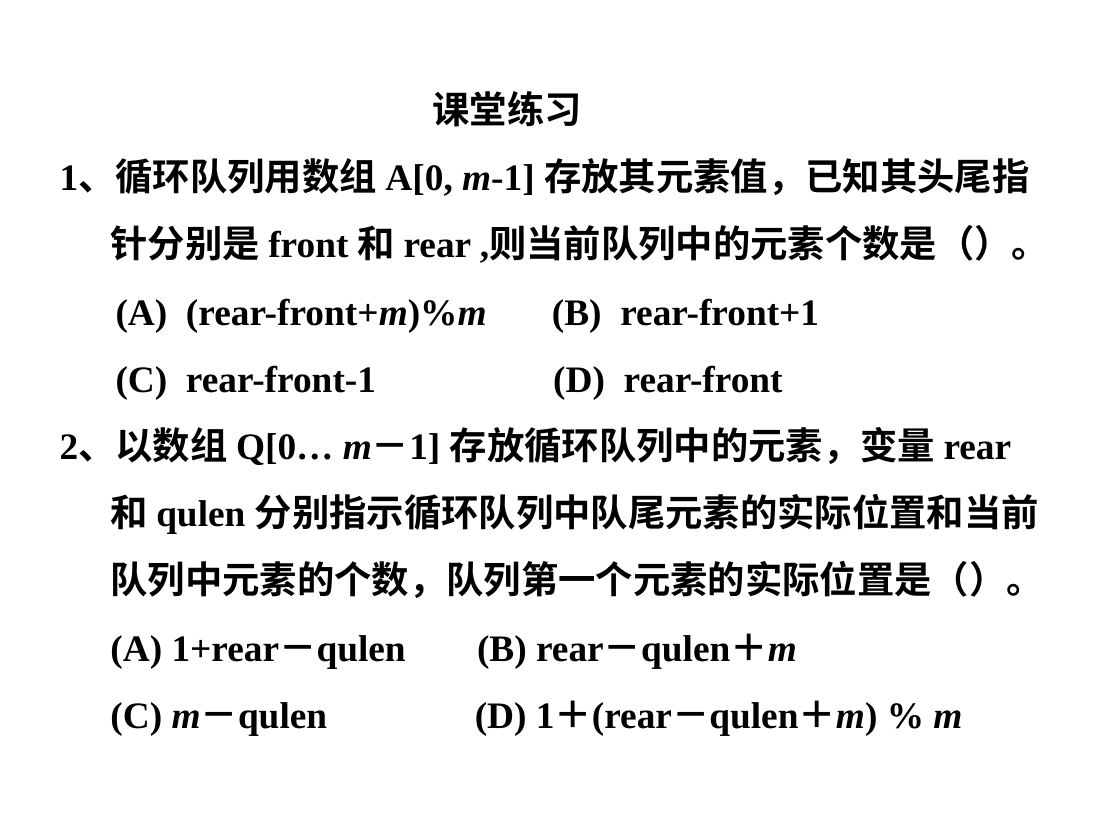
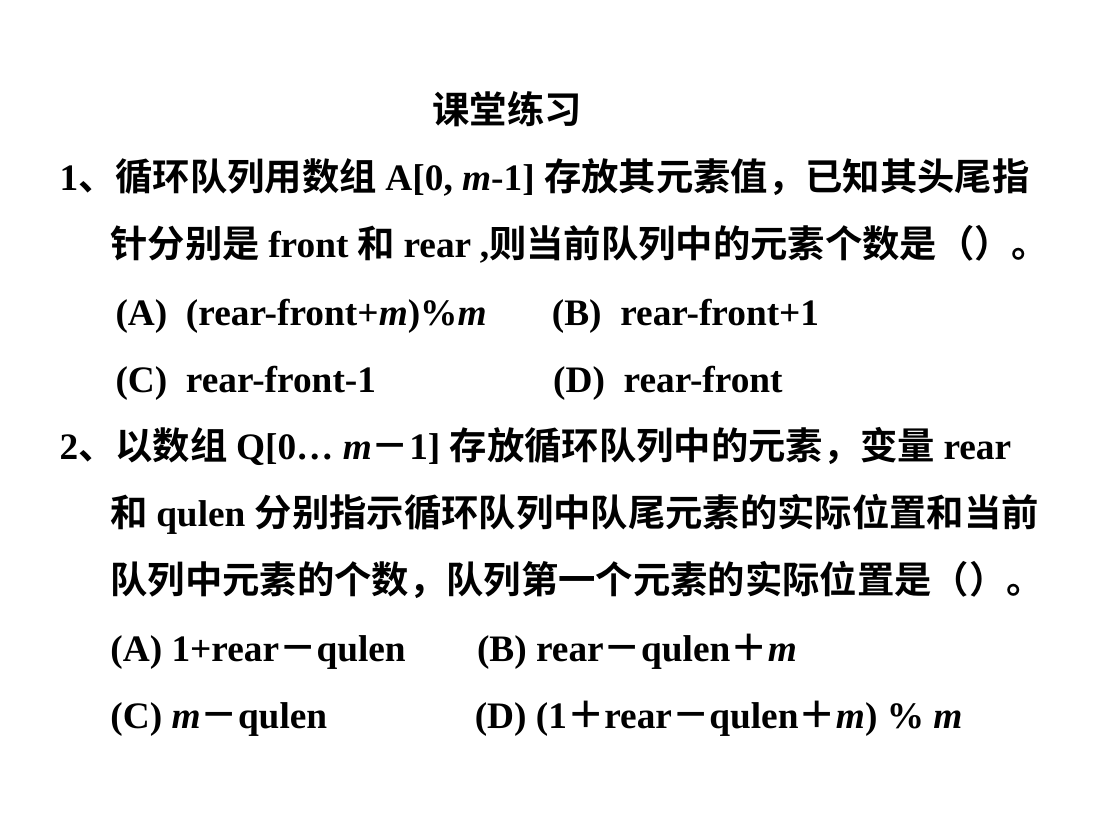
Before and after one commit to Gempittance/Data_Structur_Build, a slide deck: slide 53 of 数据结构PPT/ds3.pptx. Drawn at 1120x840 pixels with LibreOffice and Linux fonts; fonts in the diff are those of the drawing; background and template pictures are left out. Boxes give left, top, right and bottom in pixels: in the first picture for what was removed or moved away, otherwise in the second. Text is boxed around its words. In the diff, an @@ line names an element or a change of style, - is before the commit and + after.

Commit message:
修改03

```diff
--- a/数据结构PPT/ds3.pptx
+++ b/数据结构PPT/ds3.pptx
@@ text at [110,561,1043,735]: text changed @@
-队列中元素的个数，队列第一个元素的实际位置是（）。
-(A) 1+rear－qulen (B) rear－qulen＋m
-(C) m－qulen (D) 1＋(rear－qulen＋m) % m
+队列中元素的个数，队列第一个元素的实际位置是（）。
+(A) 1+rear－qulen (B) rear－qulen＋m
+(C) m－qulen (D) (1＋rear－qulen＋m) % m
```
